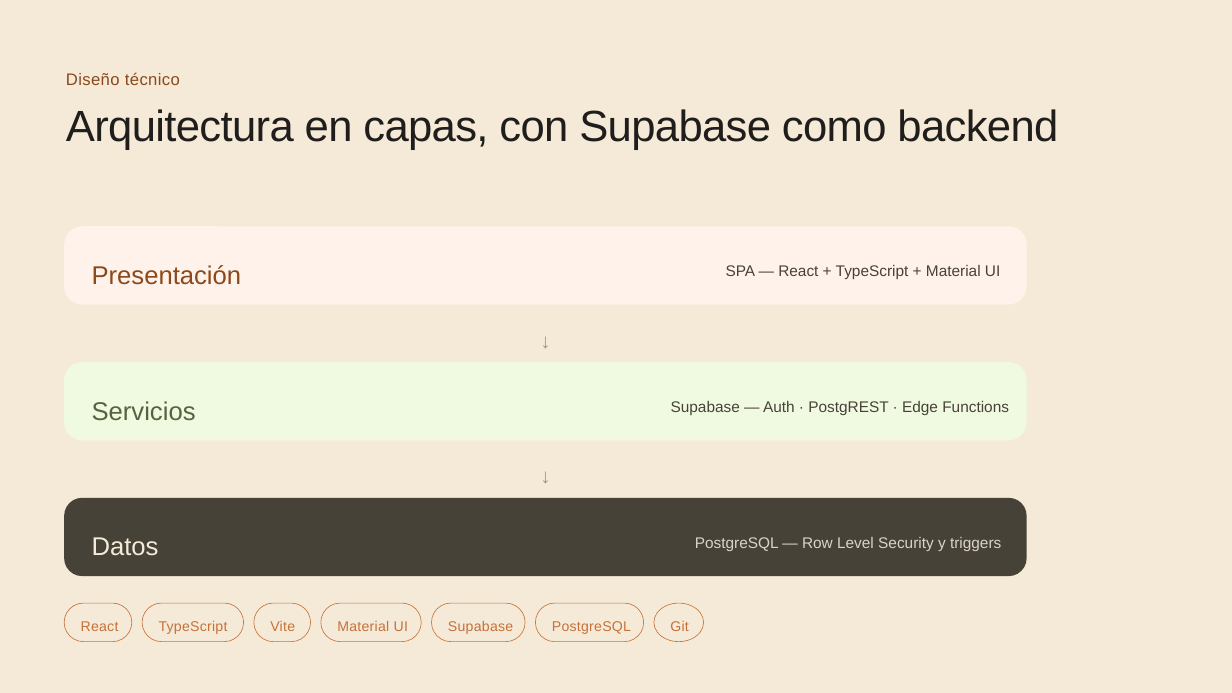
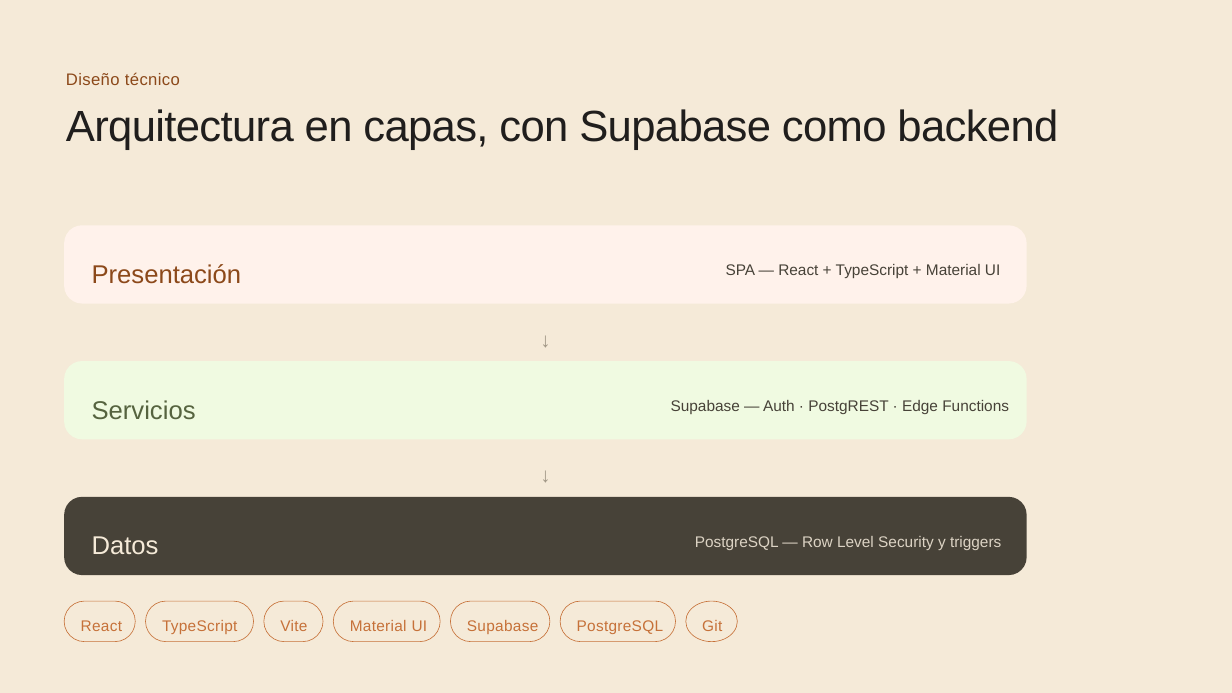
Before and after one commit to DarwinDevCode/Proyect-VetCare, a slide deck: slide 11 of Proyecto_VetCare__Desarrollo_y_metodolog_a.pptx. Drawn at 1232x693 pixels with LibreOffice and Linux fonts; fonts in the diff are those of the drawing. Boxes give left, top, right and bottom in pixels: in the first picture for what was removed or moved away, otherwise in the second. Text is boxed around its words. In the diff, an @@ line names an element or a change of style, - is before the commit and + after.

```diff
--- a/Proyecto_VetCare__Desarrollo_y_metodolog_a.pptx
+++ b/Proyecto_VetCare__Desarrollo_y_metodolog_a.pptx
@@ rounded rectangle: place and size @@
-rounded rectangle at bbox=[142, 603, 244, 642]
+rounded rectangle at bbox=[145, 601, 253, 642]
@@ rounded rectangle: place and size @@
-rounded rectangle at bbox=[254, 603, 310, 642]
+rounded rectangle at bbox=[264, 601, 323, 642]
@@ text "Vite": place and size @@
-text "Vite" at bbox=[270, 621, 295, 631]
+text "Vite" at bbox=[280, 620, 307, 631]
@@ rounded rectangle: place and size @@
-rounded rectangle at bbox=[321, 603, 421, 642]
+rounded rectangle at bbox=[333, 601, 440, 642]
@@ text "Material UI": place and size @@
-text "Material UI" at bbox=[337, 621, 408, 631]
+text "Material UI" at bbox=[350, 620, 428, 631]
@@ rounded rectangle: place and size @@
-rounded rectangle at bbox=[432, 603, 525, 642]
+rounded rectangle at bbox=[450, 601, 549, 642]
@@ text "Supabase": place and size @@
-text "Supabase" at bbox=[448, 621, 513, 634]
+text "Supabase" at bbox=[467, 620, 538, 634]
@@ rounded rectangle: place and size @@
-rounded rectangle at bbox=[535, 603, 644, 642]
+rounded rectangle at bbox=[560, 601, 675, 642]
@@ text "PostgreSQL": place and size @@
-text "PostgreSQL" at bbox=[552, 621, 631, 634]
+text "PostgreSQL" at bbox=[577, 620, 664, 634]
@@ ellipse: place and size @@
-ellipse at bbox=[654, 603, 704, 642]
+ellipse at bbox=[686, 601, 737, 642]
@@ size 16.5 to 18 pt, letter spacing 0.3 to 0.4 pt; line spacing 1.31 to 1.33 in 7 elements at bbox=[81, 620, 122, 631], bbox=[162, 620, 237, 634], bbox=[280, 620, 307, 631], bbox=[350, 620, 428, 631], bbox=[467, 620, 538, 634], bbox=[577, 620, 664, 634], bbox=[702, 620, 722, 631] @@
@@ text "Git": place and size @@
-text "Git" at bbox=[670, 621, 689, 631]
+text "Git" at bbox=[702, 620, 722, 631]
```
Also in this commit, not shown: 9 other slides changed, 1 slide added, 1 slide removed, 2 other files.
